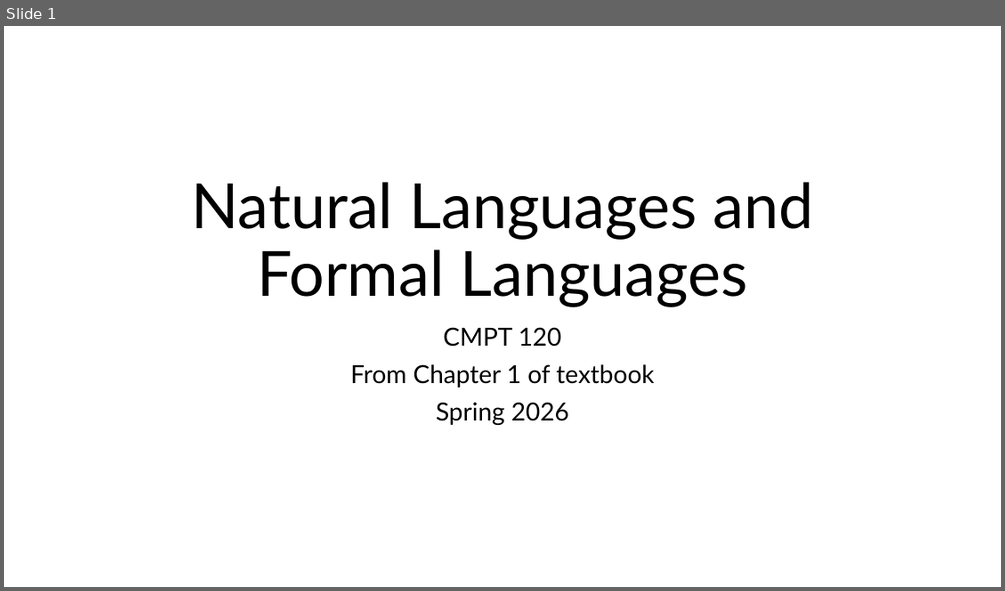
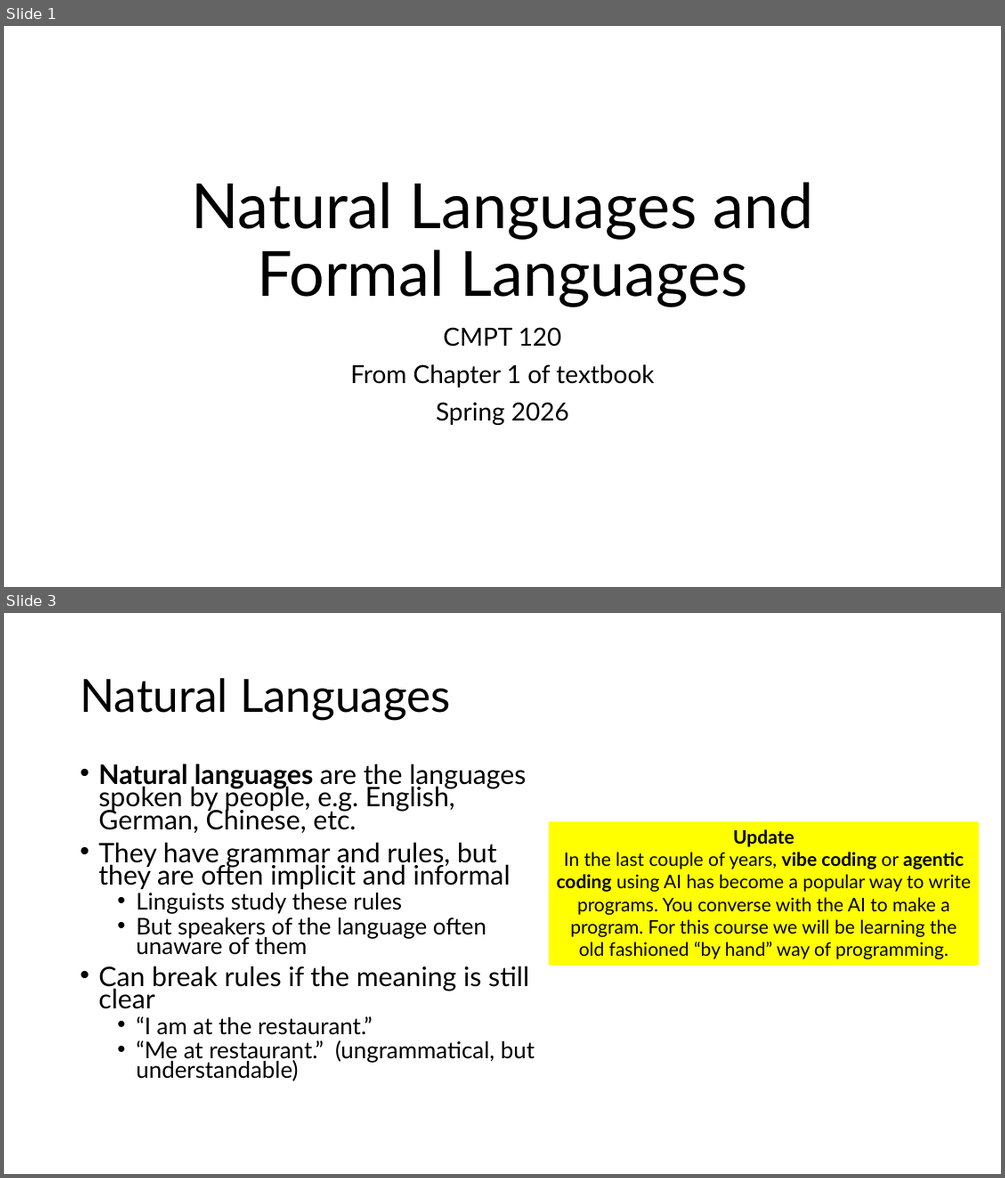
Before and after one commit to tjd1234/cmpt120spring2026, a slide deck: lecture_notes/chapter1/chapter1.pptx. Shown one above the other, each under a label of ours: slide 1 before the commit, slides 1 and 3 after it; the slides between them are not shown. The pictures are 1005x591 and 1005x1178 pixels, drawn with LibreOffice and Linux fonts; fonts in the diff are those of the drawing. Boxes give left, top, right and bottom in pixels: in the first picture for what was removed or moved away, otherwise in the second. Text is boxed around its words. In the diff, an @@ line names an element or a change of style, - is before the commit and + after.

```diff
--- a/lecture_notes/chapter1/chapter1.pptx
+++ b/lecture_notes/chapter1/chapter1.pptx
@@ slide 3 added at bbox=[4, 613, 1001, 1174], background #FFFFFF @@
@@ title added at bbox=[80, 678, 451, 720], 44 pt, text #000000 @@
+Natural Languages
@@ text added at bbox=[98, 763, 534, 1081], 25.9 pt, text #000000 @@
+• Natural languages are the languages spoken by people, e.g. English, German, Chinese, etc.
+• They have grammar and rules, but they are often implicit and informal
+  • Linguists study these rules
+  • But speakers of the language often unaware of them
+• Can break rules if the meaning is still clear
+  • “I am at the restaurant.”
+  • “Me at restaurant.” (ungrammatical, but understandable)
@@ rectangle added at bbox=[549, 821, 979, 965], fill #FFFF00, 18 pt, text #000000 @@
+Update
+In the last couple of years, vibe coding or agentic coding using AI has become a popular way to write programs. You converse with the AI to make a program. For this course we will be learning the old fashioned “by hand” way of programming.
```
Also in this commit, not shown: 13 slides changed, 3 other files.
